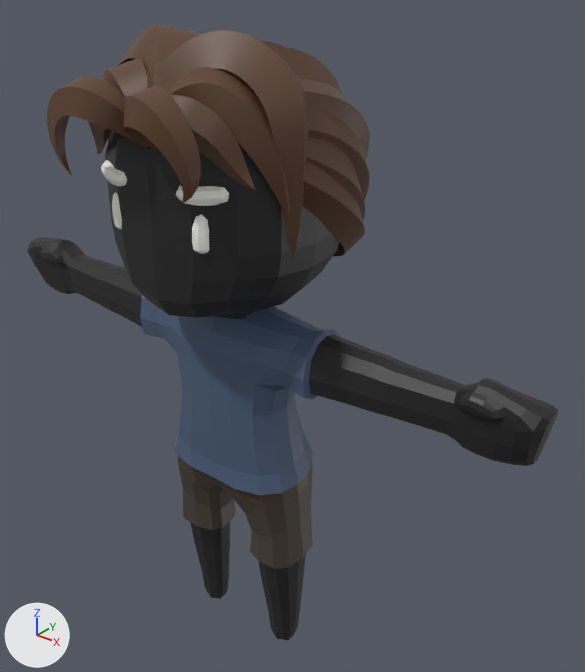
What one commit did to the glTF model app/assets/models/therapist_m.glb.
One viewpoint serves both versions: a 50 mm lens placed at (1.518, -1.42, 2.137), pointed at (0.156, 0.281, 1.082). The lights are fixed; the arrows at lower left show +X, +Y and +Z. The older version comes first. Where no turn or scale is listed for an object, it has been applied to the vertices. Vertices at exactly the same position are counted once.
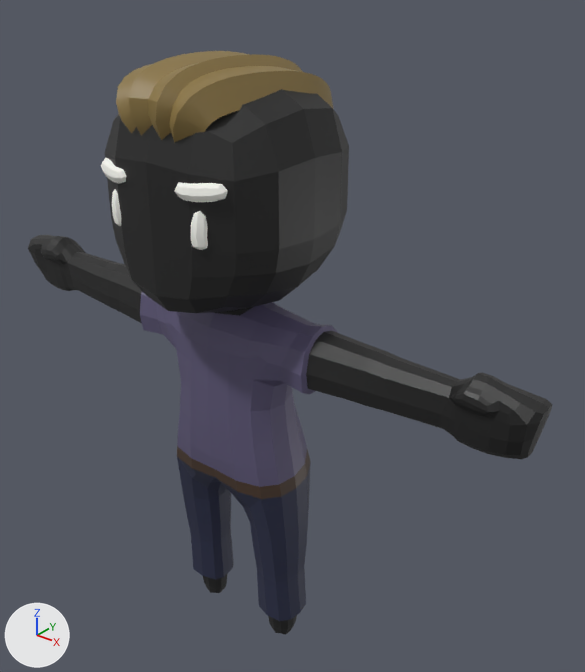
Where the change shows, as pixel boxes [x1, y1, x2, y2] in the pictures (585 x 672 px):
'Cube004', reshaped, moved (7% taller): before [27, 131, 559, 641]; after [28, 89, 552, 635]
'Cube004_5', recoloured, reshaped, moved: before [47, 24, 370, 257]; after [116, 51, 333, 142]
'Cube004_1', moved: before [140, 295, 342, 495]; after [140, 291, 338, 487]
'Cube004_2', moved: before [178, 462, 313, 570]; after [177, 457, 311, 621]
'Cube004_4', moved: before [101, 160, 229, 254]; after [101, 158, 228, 250]
'Cube004_3', moved: before [178, 456, 313, 505]; after [177, 446, 311, 499]
part 1 of me_mesh_0, cut back (mostly hidden afterwards): before [190, 520, 306, 636]; after [203, 574, 288, 629]
part 2 of me_mesh_5, rebuilt (not visible before): after [116, 64, 152, 133]
part 3 of me_mesh_5, rebuilt (mostly hidden before): before [260, 41, 284, 47]; after [148, 54, 303, 140]
part 4 of me_mesh_5, rebuilt: before [267, 46, 342, 94]; after [169, 66, 333, 142]
part 5 of me_mesh_5, rebuilt (not visible before): after [129, 51, 249, 136]
part 6 of me_mesh_5, deleted (brown): before [47, 24, 370, 257]

The edits, one by one:
Material 'Hair' (mat_hair) changes colour from brown #5c3e2a to yellow #8b7643; in linear values from (0.107, 0.0482, 0.0232) to (0.26, 0.18, 0.0561).
me_mesh_0 is used by ob_cube004; location (0.049, 0.153, 0.003).
me_mesh_0 had 693 vertices, 1312 faces and spanned x -0.96..0.96, y -0.29..0.29, z -0.01..1.85.
me_mesh_0 now has 627 vertices, 1180 faces and spans x -0.96..0.96, y -0.29..0.29, z -0.01..1.85.
Part 1, on me_mesh_0:
74 vertices are removed from x -0.22..0.22, y -0.06..0.1, z 0.09..0.36.
154 faces are deleted.
8 vertices are added at x -0.18..0.18, y -0.03..0.07, z 0.1.
22 new faces join them.
me_mesh_5 is used by ob_cube004_5; location (0.049, 0.153, 0.003).
me_mesh_5 had 2163 vertices, 4180 faces and spanned x -0.329..0.338, y -0.425..0.358, z 1.316..1.954.
me_mesh_5 now has 480 vertices, 936 faces and spans x -0.202..0.202, y -0.29..0.323, z 1.49..1.883.
me_mesh_5 part 2: the loose piece of 120 vertices spanning x -0.225..-0.013, y -0.104..0.358, z 1.323..1.91 is rebuilt with 120 vertices and now spans x -0.202..-0.002, y -0.281..0.323, z 1.49..1.859.
me_mesh_5 part 3: the loose piece of 120 vertices spanning x -0.054..0.129, y -0.153..0.336, z 1.35..1.918 is rebuilt with 120 vertices and now spans x -0.036..0.107, y -0.29..0.317, z 1.536..1.883.
me_mesh_5 part 4: the loose piece of 120 vertices spanning x 0.022..0.234, y -0.104..0.358, z 1.323..1.91 is rebuilt with 120 vertices and now spans x 0.002..0.202, y -0.281..0.323, z 1.49..1.859.
me_mesh_5 part 5: the loose piece of 120 vertices spanning x -0.12..0.062, y -0.153..0.336, z 1.35..1.918 is rebuilt with 120 vertices and now spans x -0.107..0.036, y -0.29..0.317, z 1.525..1.883.
me_mesh_5 part 6: 15 loose pieces with 1563 vertices, spanning x -0.329..0.338, y -0.425..0.349, z 1.316..1.954, are deleted.
Other edits to the shape of me_mesh_5 do not show in these pictures.
Object 'Cube004' (ob_cube004) moves from (0.049, 0.153, 0.003) to (0.027, 0.17, 0.003).
Object 'Cube004_1' (ob_cube004_1) moves from (0.049, 0.153, 0.003) to (0.027, 0.17, 0.003).
Object 'Cube004_2' (ob_cube004_2) moves from (0.049, 0.153, 0.003) to (0.027, 0.17, 0.003).
Object 'Cube004_3' (ob_cube004_3) moves from (0.049, 0.153, 0.003) to (0.027, 0.17, 0.003).
Object 'Cube004_4' (ob_cube004_4) moves from (0.049, 0.153, 0.003) to (0.027, 0.17, 0.003).
Object 'Cube004_5' (ob_cube004_5) moves from (0.049, 0.153, 0.003) to (0.027, 0.17, 0.003).
